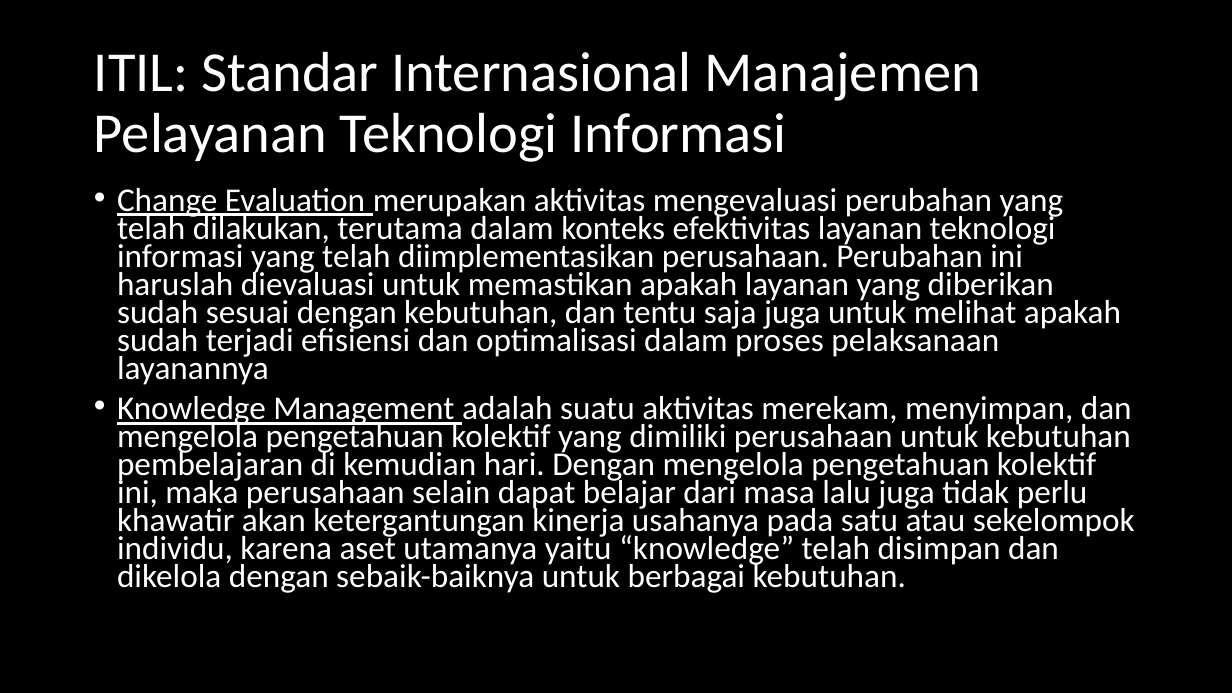
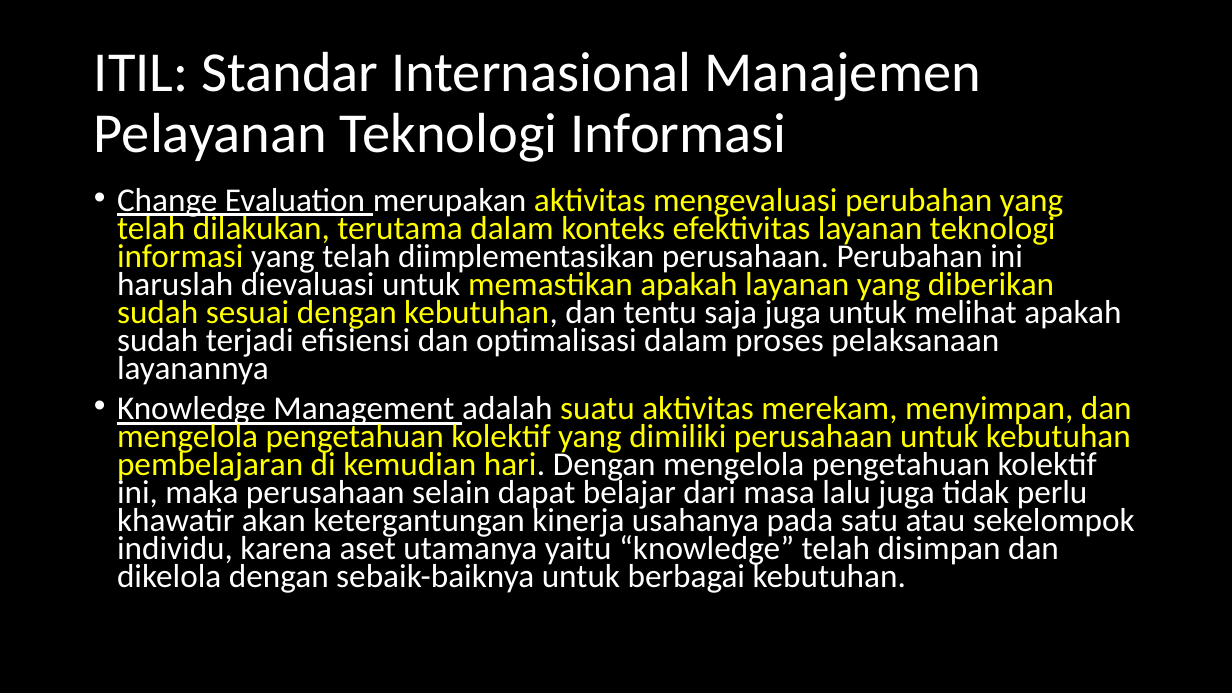
Before and after one commit to soffanderson/materi-pppk, a slide deck: slide 13 of Konsep Dasar Layanan IT/Slide-IST501-Manajemen-Pelayanan-Teknologi-Informasi-ITIL-Services-to-SOP(1).pptx. Drawn at 1232x693 pixels with LibreOffice and Linux fonts; fonts in the diff are those of the drawing. Boxes give left, top, right and bottom in pixels: in the first picture for what was removed or moved away, otherwise in the second. Text is boxed around its words. In the diff, an @@ line names an element or a change of style, - is before the commit and + after.

```diff
--- a/Konsep Dasar Layanan IT/Slide-IST501-Manajemen-Pelayanan-Teknologi-Informasi-ITIL-Services-to-SOP(1).pptx
+++ b/Konsep Dasar Layanan IT/Slide-IST501-Manajemen-Pelayanan-Teknologi-Informasi-ITIL-Services-to-SOP(1).pptx
@@ text "Change Evaluation merupakan aktivitas mengevaluasi ..." at bbox=[117, 188, 1135, 593]: text colour #FFFFFF to #FFFF00 in "aktivitas mengevaluasi perubahan yang telah dilakukan, terut ...", "suatu aktivitas merekam, menyimpan, dan mengelola pengetahua ..." @@
```
Also in this commit, not shown: 8 other slides changed, 20 other files.
